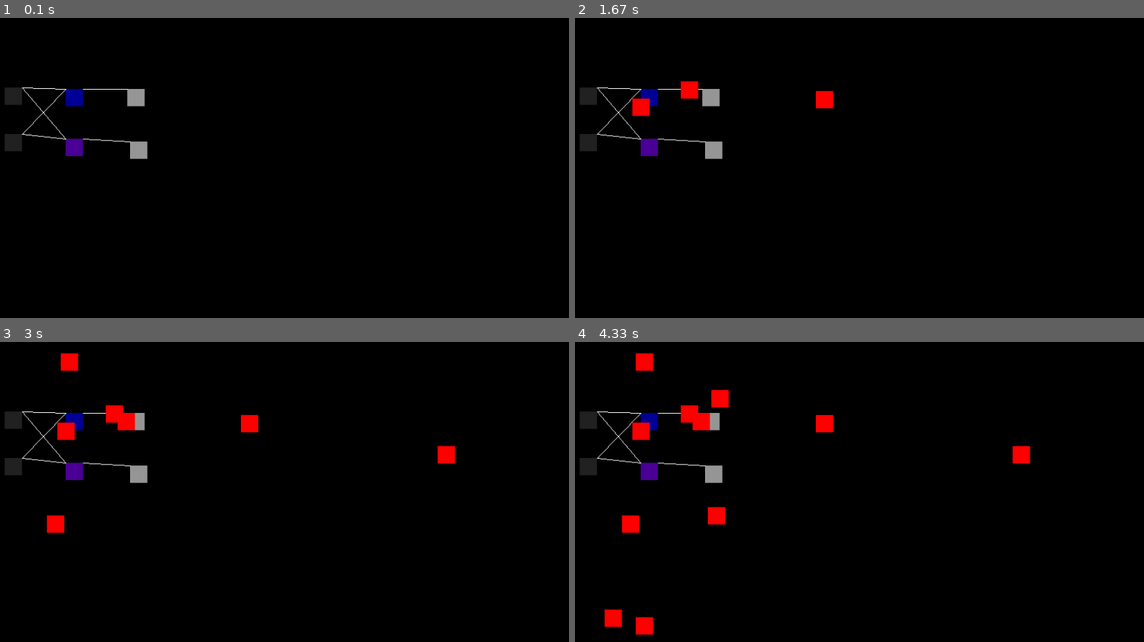
Above: before the commit, frames 1-4 (two rows, left to right).
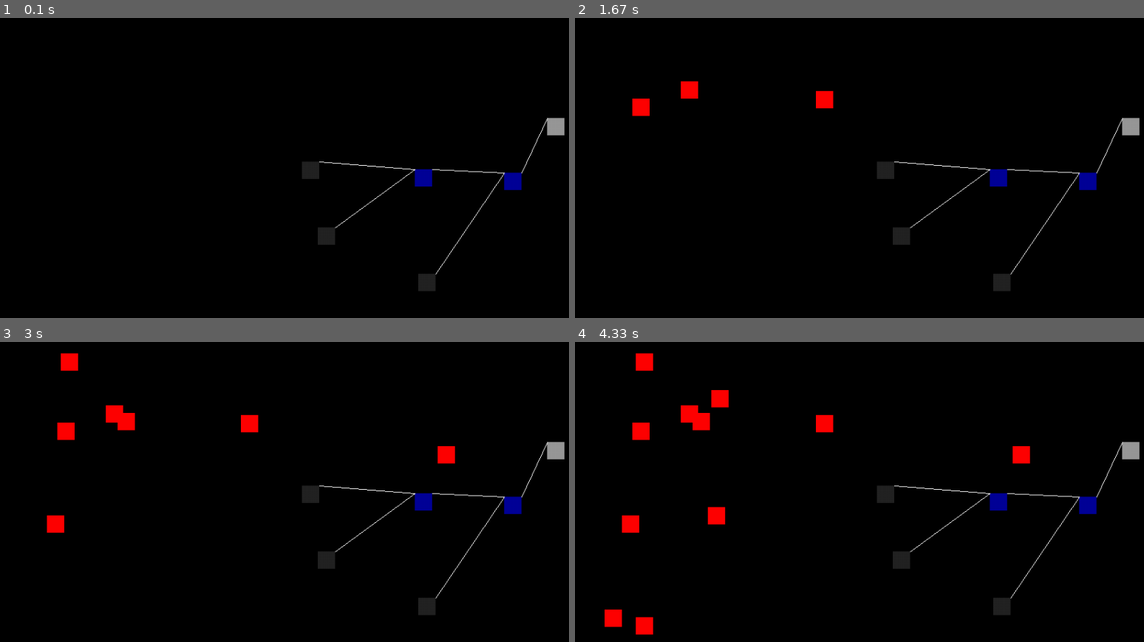
Above: after the commit, the same moments.

Repository: zachthearcticfox/pygame-circuit-maker
Game: pygame game, started from main.py
The game is run twice, just before and just after one commit, with the same random seed, the same clock (stepped at 60 frames per second) and the same inputs.
Inputs (mouse positions are in pixels of both pictures, inside the frame that each line leads up to):
- Up to frame 1 (0.1 s): no input
- Up to frame 2 (1.67 s): right-click (631, 99) at 0.4 s; press the mouse at (631, 99) at 0.7 s; move the mouse to (648, 57) at 0.8 s; release the mouse at (outside the picture) at 0.93 s; click (683, 81) at 1.07 s; click (813, 90) at 1.4 s
- Up to frame 3 (3 s): click (438, 447) at 1.73 s; click (45, 516) at 2.07 s; click (62, 354) at 2.4 s; click (119, 414) at 2.73 s
- Up to frame 4 (4.33 s): click (637, 618) at 3.07 s; click (705, 507) at 3.4 s; click (711, 390) at 3.73 s; click (603, 609) at 4.07 s

The runs differ from the first frame. In frame 1, 2.7% of the frame differs, in the area x 0-100%, y 23-91%; in frame 2, 2.6%; in frame 3, 2.6%; in frame 4, 2.6%.

Commit message:
selection moving, removed exe because pyinstaller is buggy and it broke

Diff:
--- a/main.py
+++ b/main.py
@@ -37,12 +37,15 @@
 select_start = None
 select_end = None
 selected_blocks = []
+right_dragging = False
+last_mouse_pos = (0, 0)
 
 print("""Controls:
 1 through 6: Change block
 Ctrl+1 through Ctrl+5: Change tool
 0: Print state and next state for all blocks
-Del: Delete selection""")
+Del: Delete selection
+Right Click + Drag: Move selection""")
 
 def update_blockswires():
     for i in blocks:
@@ -167,6 +170,22 @@
         elif event.type == pygame.MOUSEMOTION and selecting and mode == 'select':
             select_end = event.pos
 
+        elif event.type == pygame.MOUSEBUTTONDOWN and event.button == 3:
+            right_dragging = True
+            last_mouse_pos = event.pos
+
+        elif event.type == pygame.MOUSEBUTTONUP and event.button == 3:
+            right_dragging = False
+
+        elif event.type == pygame.MOUSEMOTION and right_dragging:
+            current_mouse_pos = event.pos
+            dx = current_mouse_pos[0] - last_mouse_pos[0]
+            dy = current_mouse_pos[1] - last_mouse_pos[1]
+            for blk in selected_blocks:
+                blk.pos = (blk.pos[0] + dx, blk.pos[1] + dy)
+                blk.update_rect()
+            last_mouse_pos = current_mouse_pos
+
         if event.type == pygame.KEYDOWN:
             if event.key == pygame.K_1:
                 block = 'NOT'
Not shown, changed: main.save
Not shown, changed: pygame-circuit-maker.exe
